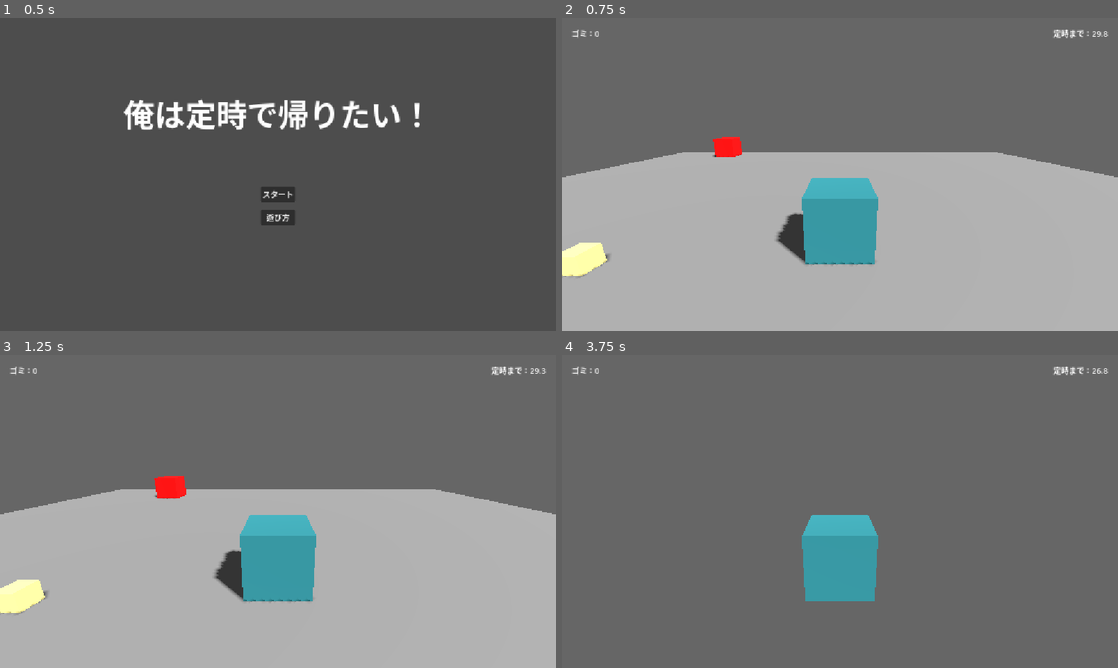
Above: before the commit, frames 1-4 (two rows, left to right).
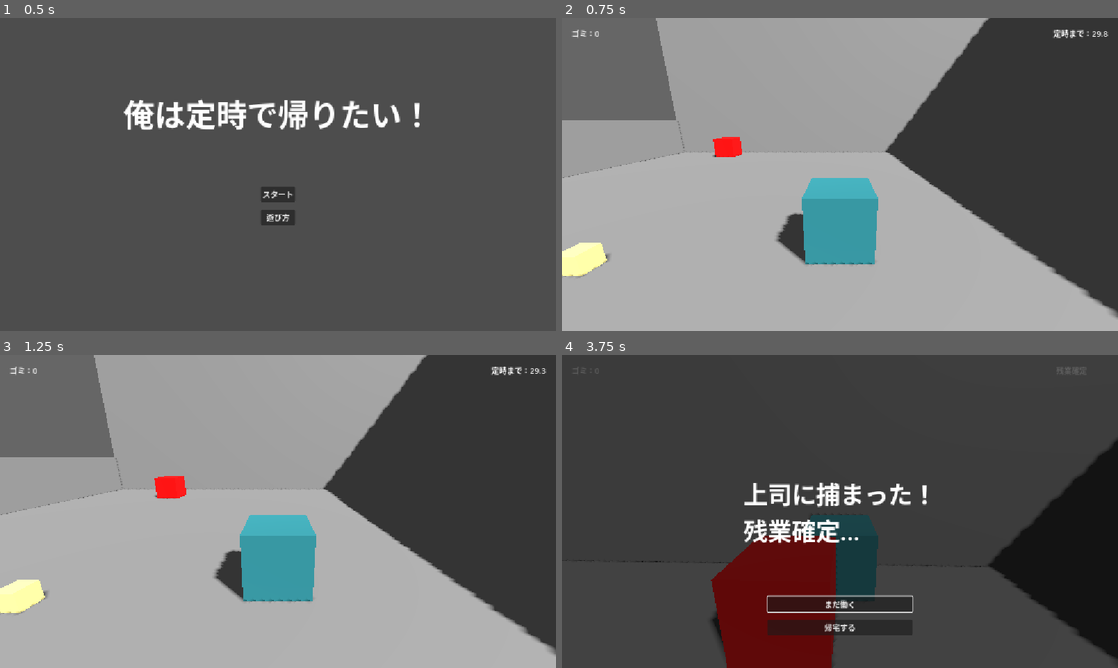
Above: after the commit, the same moments.

Repository: Me-648/syachiku-kusoge-project
Game: Godot game, scene res://Title.tscn
Same seed, same stepped clock (60 frames per second), same inputs: the game is played once before the commit and once after it.
Inputs (mouse positions are in pixels of both pictures, inside the frame that each line leads up to):
- Up to frame 1 (0.5 s): no input
- Up to frame 2 (0.75 s): click "スタート" at 0.5 s
- Up to frame 3 (1.25 s): no input
- Up to frame 4 (3.75 s): move the mouse to (867, 511) at 1.27 s; hold W (move_forward) from 1.28 s (still down); tap Space (jump) at 1.52, 2.27 s; move the mouse to (812, 511) at 2.02 s; move the mouse to (851, 505) at 2.77 s; move the mouse to (834, 517) at 3.52 s

Frame 1 is identical in both runs. In frame 2, 48% of the frame differs, in the area x 0-100%, y 0-97%; in frame 3, 48%; in frame 4, 100%, in the area x 0-100%, y 0-100%.

Commit message:
仮で壁を追加

Diff:
--- a/Main.tscn
+++ b/Main.tscn
@@ -9,6 +9,27 @@
 
 [sub_resource type="WorldBoundaryShape3D" id="WorldBoundaryShape3D_glv2v"]
 
+[sub_resource type="BoxShape3D" id="BoxShape3D_trn2v"]
+size = Vector3(20, 10, 0.2)
+
+[sub_resource type="BoxMesh" id="BoxMesh_3dxm6"]
+size = Vector3(20, 9.975, 0.2)
+
+[sub_resource type="BoxShape3D" id="BoxShape3D_lgr22"]
+size = Vector3(20, 10, 0.2)
+
+[sub_resource type="BoxShape3D" id="BoxShape3D_fos0i"]
+size = Vector3(0.2, 10, 20)
+
+[sub_resource type="BoxMesh" id="BoxMesh_cm0pq"]
+size = Vector3(0.2, 10, 20)
+
+[sub_resource type="BoxShape3D" id="BoxShape3D_3dxm6"]
+size = Vector3(0.2, 10, 20)
+
+[sub_resource type="BoxMesh" id="BoxMesh_fos0i"]
+size = Vector3(0.2, 2, 20)
+
 [sub_resource type="Environment" id="Environment_uu6xs"]
 background_mode = 1
 background_color = Color(0.4, 0.4, 0.4, 1)
@@ -32,6 +53,46 @@
 
 [node name="CollisionShape3D" type="CollisionShape3D" parent="Floor"]
 shape = SubResource("WorldBoundaryShape3D_glv2v")
+
+[node name="Wall_North" type="StaticBody3D" parent="."]
+
+[node name="CollisionShape3D" type="CollisionShape3D" parent="Wall_North"]
+transform = Transform3D(1, 0, 0, 0, 1, 0, 0, 0, 1, 0, 5, -10)
+shape = SubResource("BoxShape3D_trn2v")
+
+[node name="MeshInstance3D" type="MeshInstance3D" parent="Wall_North"]
+transform = Transform3D(1, 0, 0, 0, 1, 0, 0, 0, 1, 0, 5, -10)
+mesh = SubResource("BoxMesh_3dxm6")
+
+[node name="Wall_South" type="StaticBody3D" parent="."]
+
+[node name="CollisionShape3D" type="CollisionShape3D" parent="Wall_South"]
+transform = Transform3D(1, 0, 0, 0, 1, 0, 0, 0, 1, 0, 5, 10)
+shape = SubResource("BoxShape3D_lgr22")
+
+[node name="MeshInstance3D" type="MeshInstance3D" parent="Wall_South"]
+transform = Transform3D(1, 0, 0, 0, 1, 0, 0, 0, 1, 0, 5, 10)
+mesh = SubResource("BoxMesh_3dxm6")
+
+[node name="Wall_East" type="StaticBody3D" parent="."]
+
+[node name="CollisionShape3D" type="CollisionShape3D" parent="Wall_East"]
+transform = Transform3D(1, 0, 0, 0, 1, 0, 0, 0, 1, 10, 5, 0)
+shape = SubResource("BoxShape3D_fos0i")
+
+[node name="MeshInstance3D" type="MeshInstance3D" parent="Wall_East"]
+transform = Transform3D(1, 0, 0, 0, 1, 0, 0, 0, 1, 10, 5, 0)
+mesh = SubResource("BoxMesh_cm0pq")
+
+[node name="Wall_West" type="StaticBody3D" parent="."]
+
+[node name="CollisionShape3D" type="CollisionShape3D" parent="Wall_West"]
+transform = Transform3D(1, 0, 0, 0, 1, 0, 0, 0, 1, -10, 5, 0)
+shape = SubResource("BoxShape3D_3dxm6")
+
+[node name="MeshInstance3D" type="MeshInstance3D" parent="Wall_West"]
+transform = Transform3D(1, 0, 0, 0, 1, 0, 0, 0, 1, -10, 1, 0)
+mesh = SubResource("BoxMesh_fos0i")
 
 [node name="SunLight" type="DirectionalLight3D" parent="."]
 transform = Transform3D(0.70710677, -0.49999997, 0.49999997, 0, 0.70710677, 0.70710677, -0.70710677, -0.49999997, 0.49999997, 0, 0, 0)
Not shown: 1 places in Main.tscn that only renumber resources
